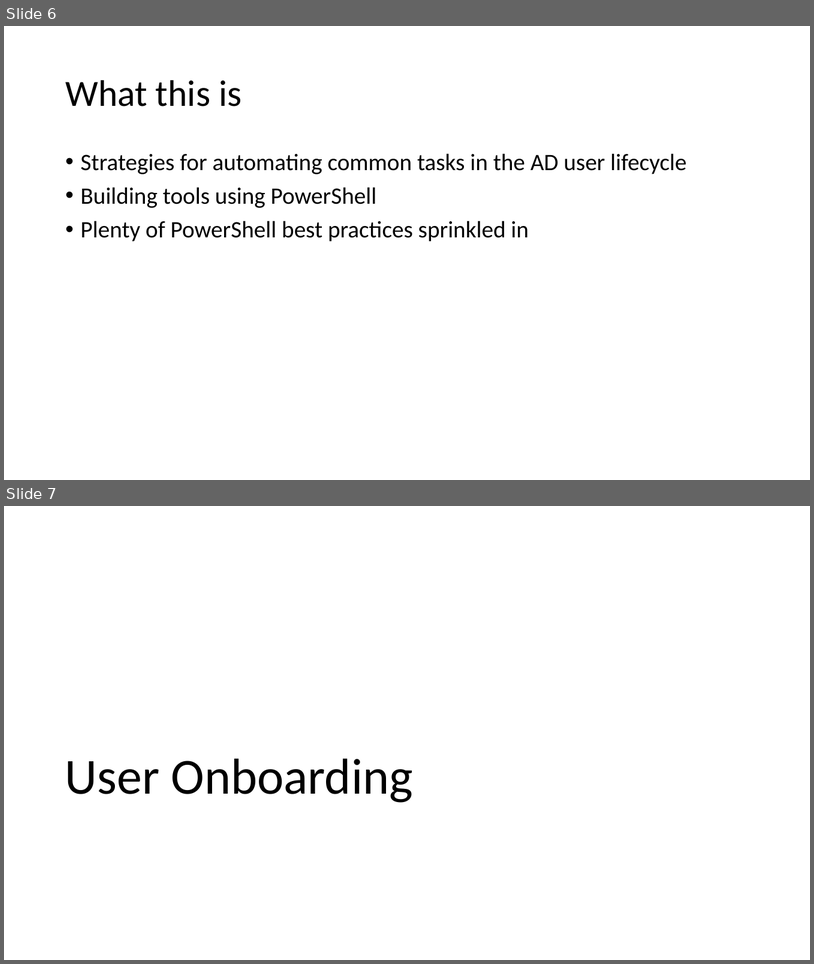
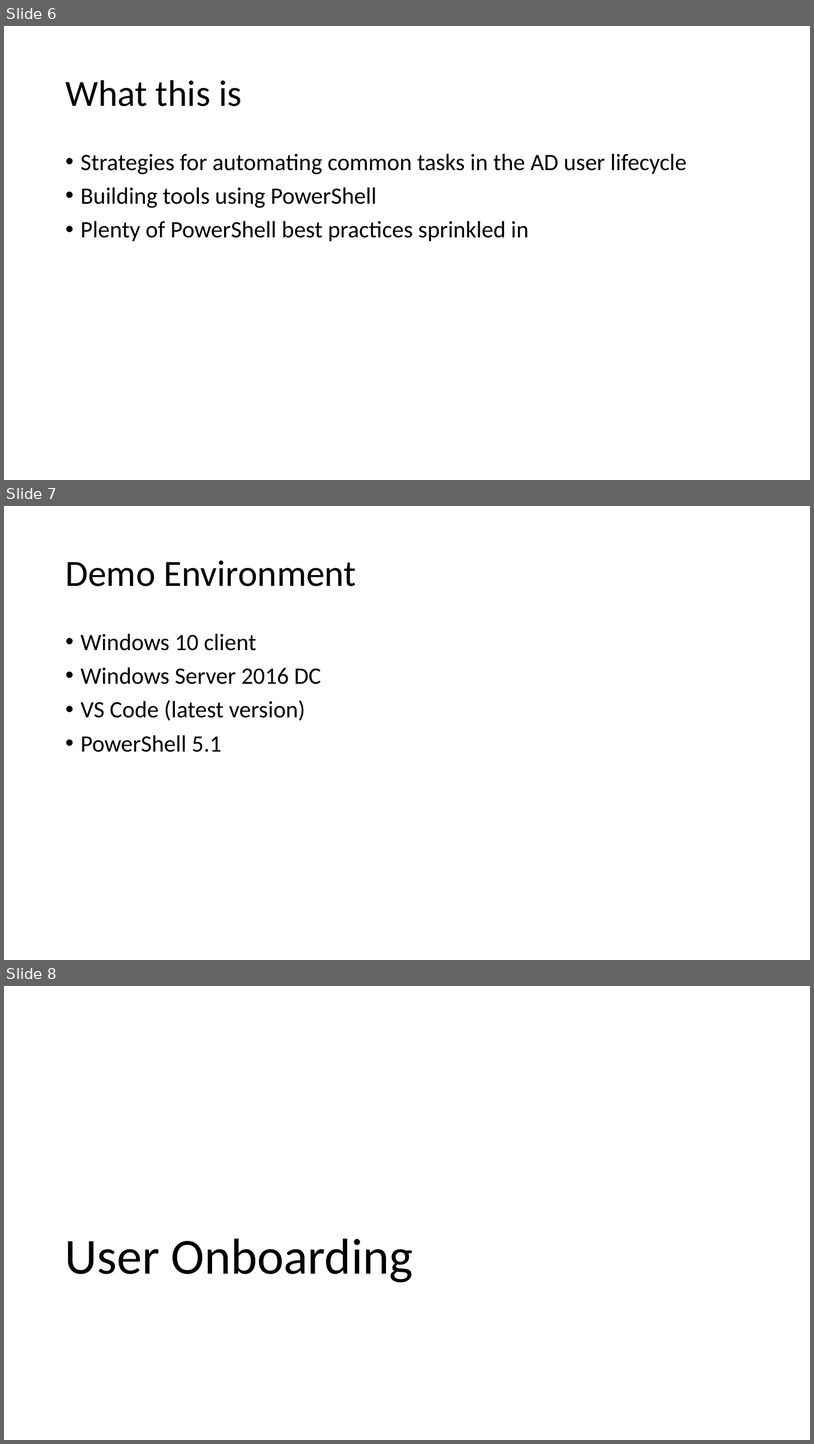
Before and after one commit to ThePoShWolf/Sessions, a slide deck: 2020-01-30 - MTX Portland - AD User Lifecycle/MTX Portland - Automating AD User Lifecycle.pptx. Shown one above the other, each under a label of ours: slides 6 and 7 before the commit, slides 6, 7 and 8 after it. The pictures are 814x964 and 814x1444 pixels, drawn with LibreOffice and Linux fonts; fonts in the diff are those of the drawing; background and template pictures are left out. Boxes give left, top, right and bottom in pixels: in the first picture for what was removed or moved away, otherwise in the second. Text is boxed around its words. In the diff, an @@ line names an element or a change of style, - is before the commit and + after.

Commit message:
added a slide about the demo environment

```diff
--- a/2020-01-30 - MTX Portland - AD User Lifecycle/MTX Portland - Automating AD User Lifecycle.pptx
+++ b/2020-01-30 - MTX Portland - AD User Lifecycle/MTX Portland - Automating AD User Lifecycle.pptx
@@ slide 7 added at (4, 506, 810, 960), background picture (left out) @@
@@ title added at (65, 560, 356, 586), 44 pt, text #000000 @@
+Demo Environment
@@ text added at (81, 633, 321, 752), 28 pt, text #000000 @@
+• Windows 10 client
+• Windows Server 2016 DC
+• VS Code (latest version)
+• PowerShell 5.1
@@ what was slide 7 is now slide 8 @@
```
